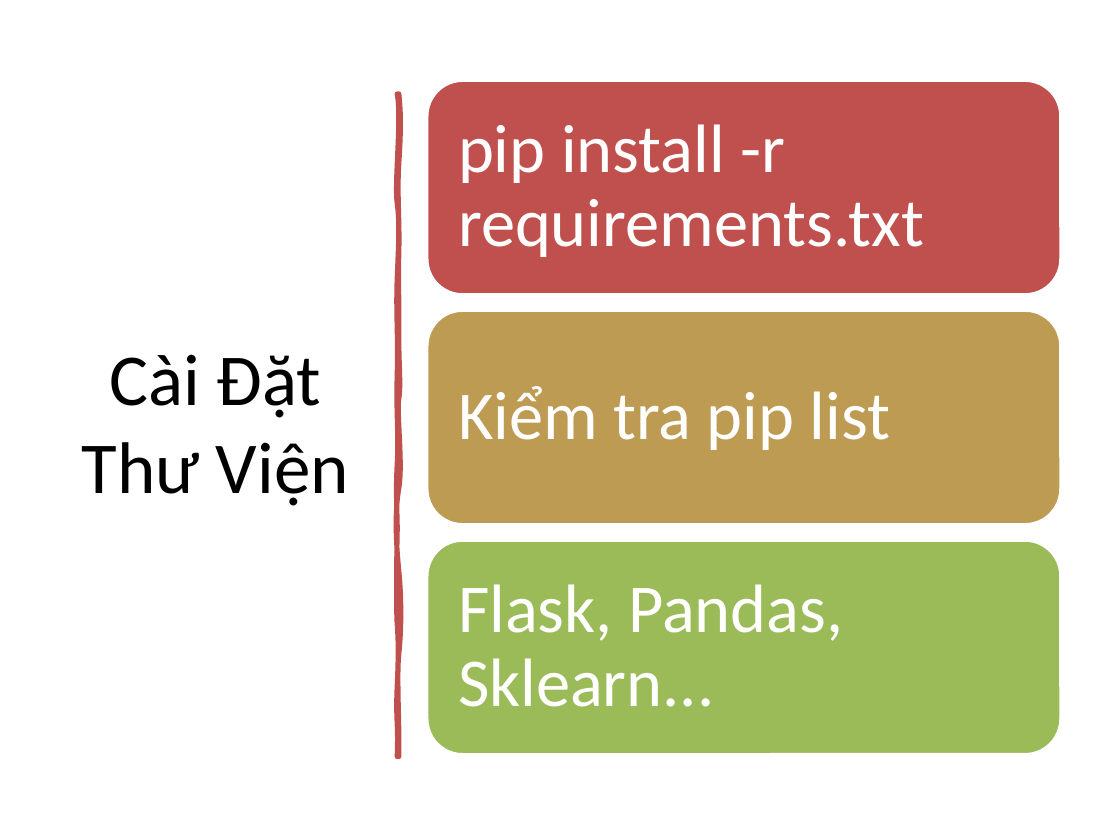
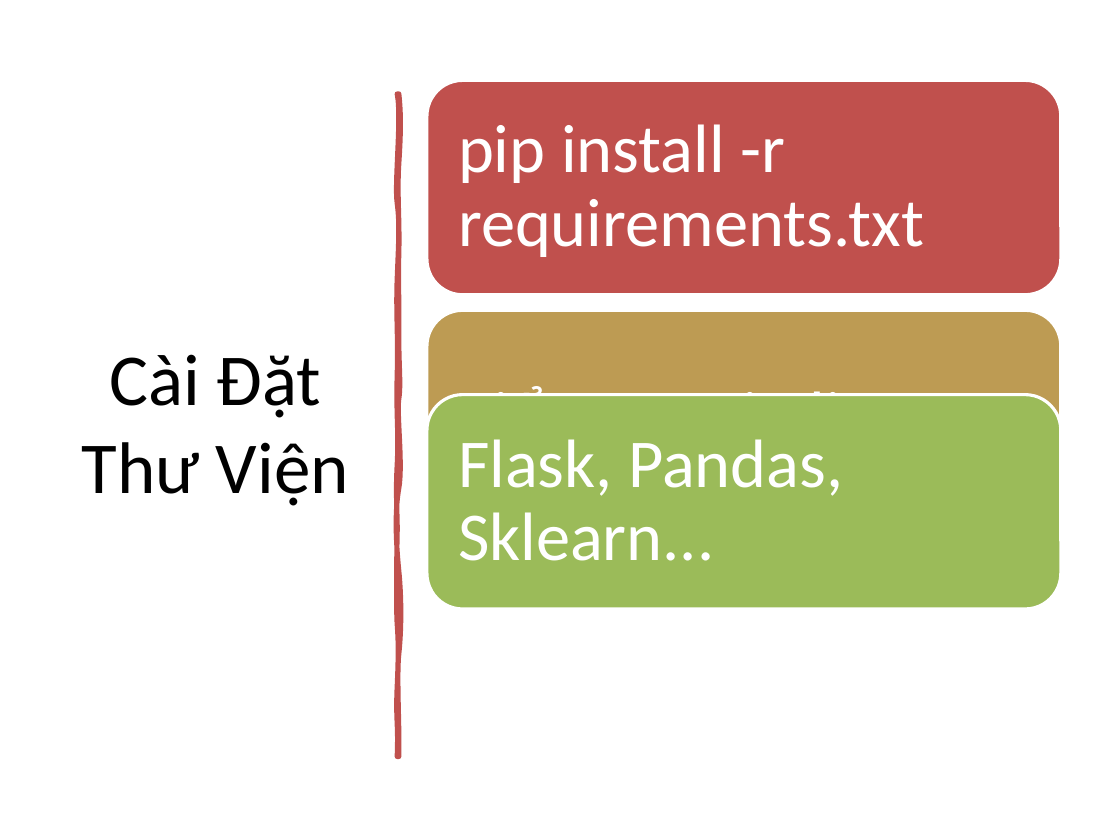
Before and after one commit to j4ngler/SPCN_PhuongLinh, a slide deck: slide 8 of Slide_Buoi1.pptx. Drawn at 1120x840 pixels with LibreOffice and Linux fonts; fonts in the diff are those of the drawing. Boxes give left, top, right and bottom in pixels: in the first picture for what was removed or moved away, otherwise in the second. Text is boxed around its words. In the diff, an @@ line names an element or a change of style, - is before the commit and + after.

```diff
--- a/Slide_Buoi1.pptx
+++ b/Slide_Buoi1.pptx
@@ rounded rectangle: place and size @@
-rounded rectangle at <box>427,540,1061,754</box>
+rounded rectangle at <box>427,394,1061,608</box>
@@ text "Flask, Pandas, Sklearn...": place and size @@
-text "Flask, Pandas, Sklearn..." at <box>458,584,843,707</box>
+text "Flask, Pandas, Sklearn..." at <box>458,439,843,561</box>
```
Also in this commit, not shown: 14 other files.
